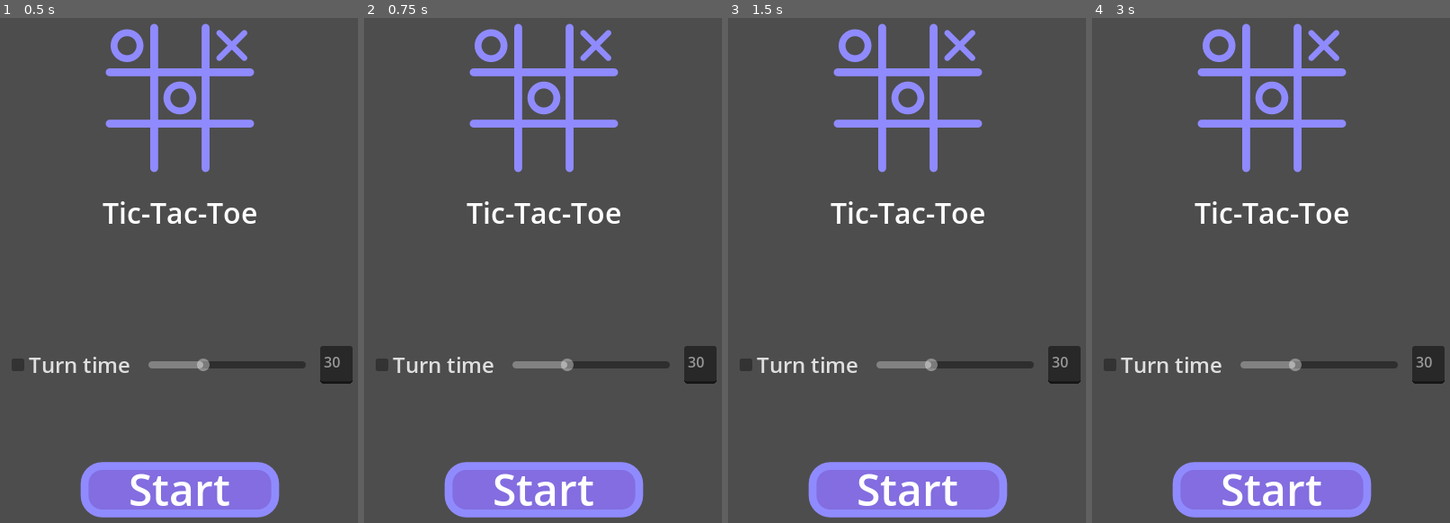
Above: before the commit, frames 1-4 (left to right).
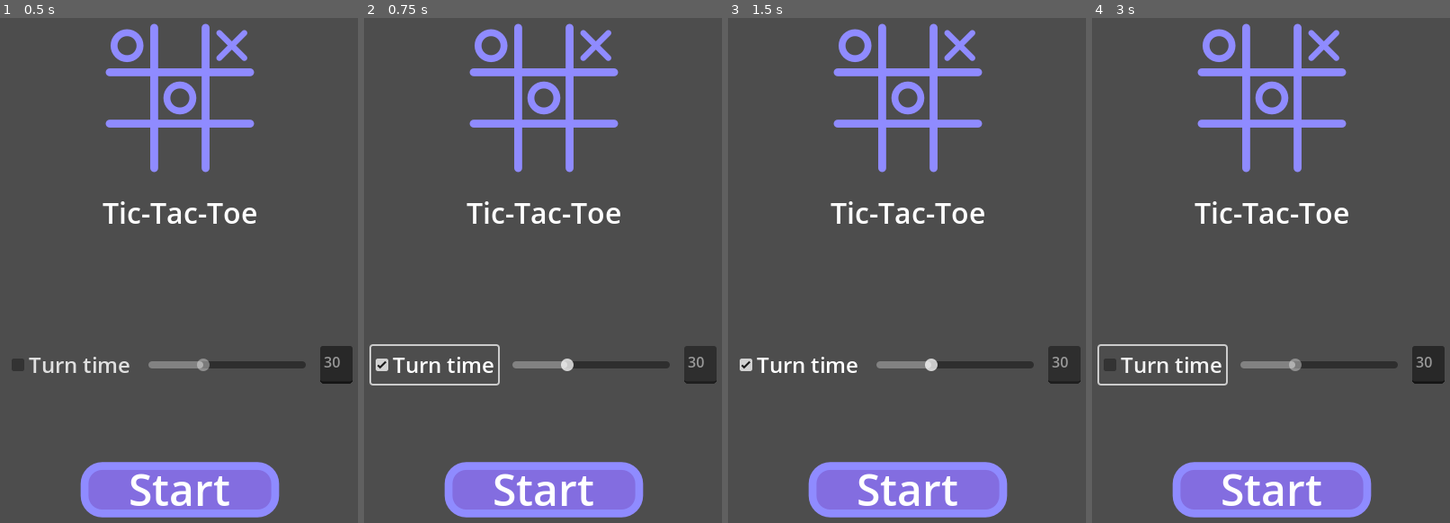
Above: after the commit, the same moments.

Repository: is2you2/tic-tac-toe_redo
Game: Godot game, scene res://main.tscn
Two runs of this game, one before a commit and one after it. Both use one fixed random seed, a clock stepped at 60 frames per second and the inputs below.
Inputs:
- Up to frame 1 (0.5 s): no input
- Up to frame 2 (0.75 s): click "Turn time" at 0.5 s
- Up to frame 3 (1.5 s): click "Start" at 1.25 s
- Up to frame 4 (3 s): click "Start" at 2 s; click "Turn time" at 2.75 s

Frame 1 is identical in both runs. In frame 2, 0.7% of the frame differs, in the area x 1-59%, y 64-73%; in frame 3, 0.4%; in frame 4, 0.3%.

Commit message:
UI에서 턴당 제한 시간을 설정할 수 있음

Diff:
--- /dev/null
+++ b/main.gd
@@ -0,0 +1,9 @@
+extends Control
+
+@onready var title_node:= $Title
+@onready var ingame_node:= $InGame
+
+# 인 게임 화면으로 전환하기 (1회성)
+func toggle_to_ingame():
+	title_node.queue_free()
+	ingame_node.visible = true
--- a/main.tscn
+++ b/main.tscn
@@ -1,5 +1,6 @@
-[gd_scene load_steps=3 format=3 uid="uid://r2prej3hvgrq"]
+[gd_scene load_steps=4 format=3 uid="uid://r2prej3hvgrq"]
 
+[ext_resource type="Script" uid="uid://cma7em056006i" path="res://main.gd" id="1_h2yge"]
 [ext_resource type="PackedScene" uid="uid://bkip585o3h7tt" path="res://title.tscn" id="1_ig7tw"]
 [ext_resource type="PackedScene" uid="uid://di7vqatxwd8ch" path="res://in_game.tscn" id="2_0xm2m"]
 
@@ -10,9 +11,11 @@
 anchor_bottom = 1.0
 grow_horizontal = 2
 grow_vertical = 2
+script = ExtResource("1_h2yge")
 
 [node name="Title" parent="." instance=ExtResource("1_ig7tw")]
 layout_mode = 1
 
 [node name="InGame" parent="." instance=ExtResource("2_0xm2m")]
+visible = false
 layout_mode = 1
--- a/project.godot
+++ b/project.godot
@@ -116,10 +116,6 @@
 
 pointing/emulate_touch_from_mouse=true
 
-[network]
-
-tls/certificate_bundle_override="res://data/ca-certificates.crt"
-
 [rendering]
 
 renderer/rendering_method="gl_compatibility"
--- a/title.gd
+++ b/title.gd
@@ -1,10 +1,24 @@
 extends Control
-
 
 @onready var toggle_turn_timer:= $NewPlay/vbox/vbox/timelimit/margin/hbox/tog
 @onready var turn_timer_slider:= $NewPlay/vbox/vbox/timelimit/margin/hbox/HSlider
 @onready var turn_timer_input:= $NewPlay/vbox/vbox/timelimit/margin/hbox/TextEdit
+var selected_time_limit:= 30
 
 func _on_tog_pressed():
-	turn_timer_slider.editable = toggle_turn_timer.pressed
-	turn_timer_input.editable = toggle_turn_timer.pressed
+	turn_timer_slider.editable = toggle_turn_timer.button_pressed
+	turn_timer_input.editable = toggle_turn_timer.button_pressed
+
+
+func _on_h_slider_value_changed(value):
+	if not changed_from_input:
+		turn_timer_input.text = ''
+		turn_timer_input.placeholder_text = str(int(turn_timer_slider.value))
+		selected_time_limit = 30
+	changed_from_input = false
+
+var changed_from_input:= false
+func _on_text_edit_text_changed():
+	turn_timer_slider.value = int(turn_timer_input.text)
+	selected_time_limit = int(turn_timer_input.text)
+	changed_from_input = true
--- a/title.tscn
+++ b/title.tscn
@@ -182,3 +182,5 @@
 text = "Connecting...."
 
 [connection signal="pressed" from="NewPlay/vbox/vbox/timelimit/margin/hbox/tog" to="." method="_on_tog_pressed"]
+[connection signal="value_changed" from="NewPlay/vbox/vbox/timelimit/margin/hbox/HSlider" to="." method="_on_h_slider_value_changed"]
+[connection signal="text_changed" from="NewPlay/vbox/vbox/timelimit/margin/hbox/TextEdit" to="." method="_on_text_edit_text_changed"]
Not shown, added: main.gd.uid
